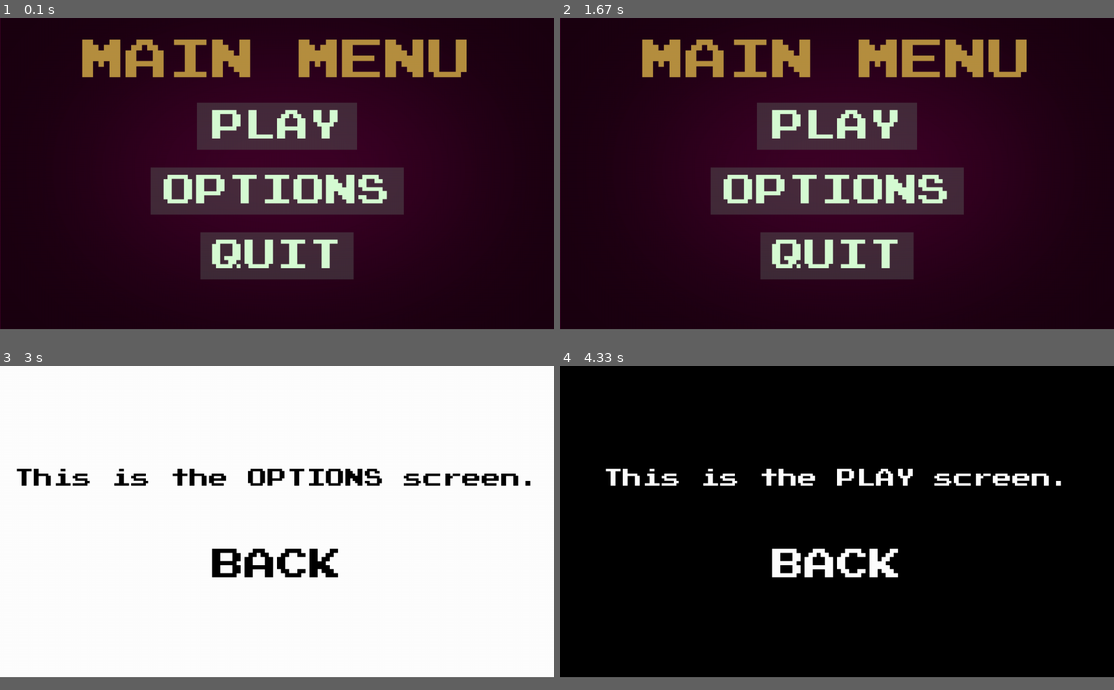
Above: before the commit, frames 1-4 (two rows, left to right).
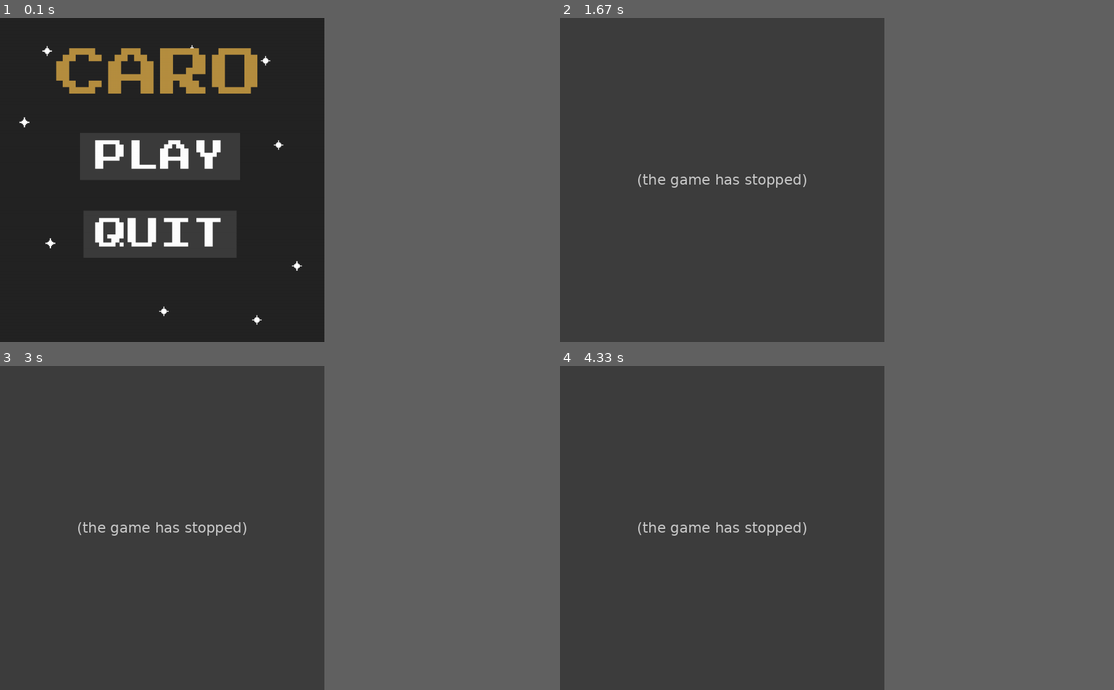
Above: after the commit, the same moments.

Repository: rachelxx03/carogame
Game: pygame game, started from carogame/main.py
Two runs of this game, one before a commit and one after it. Both use one fixed random seed, a clock stepped at 60 frames per second and the inputs below.
Inputs (mouse positions are in pixels of both pictures, inside the frame that each line leads up to):
- Up to frame 1 (0.1 s): no input
- Up to frame 2 (1.67 s): press the mouse at (837, 189) at 0.37 s; move the mouse to (731, 196) at 0.47 s; release the mouse at (626, 202) at 0.6 s; press the mouse at (837, 215) at 0.7 s; move the mouse to (737, 144) at 0.8 s; release the mouse at (632, 69) at 0.93 s; click "PLAY" at 1.05 s; press the mouse at (837, 215) at 1.37 s; move the mouse to (936, 251) at 1.47 s; release the mouse at (1030, 286) at 1.6 s
- Up to frame 3 (3 s): press the mouse at (277, 563) at 1.7 s; move the mouse to (221, 528) at 1.8 s; release the mouse at (166, 489) at 1.93 s; press the mouse at (277, 537) at 2.03 s; move the mouse to (321, 531) at 2.13 s; release the mouse at (371, 524) at 2.27 s; press the mouse at (277, 563) at 2.37 s; move the mouse to (210, 573) at 2.47 s; release the mouse at (144, 583) at 2.6 s; press the mouse at (277, 537) at 2.7 s; move the mouse to (193, 511) at 2.8 s; release the mouse at (116, 489) at 2.93 s
- Up to frame 4 (4.33 s): press the mouse at (837, 563) at 3.03 s; move the mouse to (787, 596) at 3.13 s; release the mouse at (737, 625) at 3.27 s; press the mouse at (837, 537) at 3.37 s; move the mouse to (792, 502) at 3.47 s; release the mouse at (748, 463) at 3.6 s; press the mouse at (837, 563) at 3.7 s; move the mouse to (892, 534) at 3.8 s; release the mouse at (947, 502) at 3.93 s; press the mouse at (837, 472) at 4.03 s; move the mouse to (881, 544) at 4.13 s; release the mouse at (925, 615) at 4.27 s
In our replay, the window is 900x506 before the commit and 527x527 after it. These sizes can differ from the game's own. Grey fills any space a smaller window leaves; there, only what the larger window draws over its background counts as a difference.

The runs differ from the first frame. In frame 1, 60% of the frame differs, in the area x 0-85%, y 0-97%; in frame 2, 54%; in frame 3, 57%; in frame 4, 57%.
Error after the commit: IndexError: list index out of range (Pgm.py line 112); the game stopped at 1.6 s (later frames are placeholders)

Commit message:
bigchange
we change the menu system

Diff:
--- a/carogame/Menu-System-PyGame-main/button.py
+++ /dev/null
@@ -1,29 +0,0 @@
-class Button():
-	def __init__(self, image, pos, text_input, font, base_color, hovering_color):
-		self.image = image
-		self.x_pos = pos[0]
-		self.y_pos = pos[1]
-		self.font = font
-		self.base_color, self.hovering_color = base_color, hovering_color
-		self.text_input = text_input
-		self.text = self.font.render(self.text_input, True, self.base_color)
-		if self.image is None:
-			self.image = self.text
-		self.rect = self.image.get_rect(center=(self.x_pos, self.y_pos))
-		self.text_rect = self.text.get_rect(center=(self.x_pos, self.y_pos))
-
-	def update(self, screen):
-		if self.image is not None:
-			screen.blit(self.image, self.rect)
-		screen.blit(self.text, self.text_rect)
-
-	def checkForInput(self, position):
-		if position[0] in range(self.rect.left, self.rect.right) and position[1] in range(self.rect.top, self.rect.bottom):
-			return True
-		return False
-
-	def changeColor(self, position):
-		if position[0] in range(self.rect.left, self.rect.right) and position[1] in range(self.rect.top, self.rect.bottom):
-			self.text = self.font.render(self.text_input, True, self.hovering_color)
-		else:
-			self.text = self.font.render(self.text_input, True, self.base_color)
--- a/carogame/Menu-System-PyGame-main/main.py
+++ /dev/null
@@ -1,103 +0,0 @@
-import pygame, sys
-from button import Button
-
-pygame.init()
-
-SCREEN = pygame.display.set_mode((1280, 720))
-pygame.display.set_caption("Menu")
-
-BG = pygame.image.load("assets/Background.png")
-
-def get_font(size): # Returns Press-Start-2P in the desired size
-    return pygame.font.Font("assets/font.ttf", size)
-
-def play():
-    while True:
-        PLAY_MOUSE_POS = pygame.mouse.get_pos()
-
-        SCREEN.fill("black")
-
-        PLAY_TEXT = get_font(45).render("This is the PLAY screen.", True, "White")
-        PLAY_RECT = PLAY_TEXT.get_rect(center=(640, 260))
-        SCREEN.blit(PLAY_TEXT, PLAY_RECT)
-
-        PLAY_BACK = Button(image=None, pos=(640, 460),
-                            text_input="BACK", font=get_font(75), base_color="White", hovering_color="Green")
-
-        PLAY_BACK.changeColor(PLAY_MOUSE_POS)
-        PLAY_BACK.update(SCREEN)
-
-        for event in pygame.event.get():
-            if event.type == pygame.QUIT:
-                pygame.quit()
-                sys.exit()
-            if event.type == pygame.MOUSEBUTTONDOWN:
-                if PLAY_BACK.checkForInput(PLAY_MOUSE_POS):
-                    main_menu()
-
-        pygame.display.update()
-
-def options():
-    while True:
-        OPTIONS_MOUSE_POS = pygame.mouse.get_pos()
-
-        SCREEN.fill("white")
-
-        OPTIONS_TEXT = get_font(45).render("This is the OPTIONS screen.", True, "Black")
-        OPTIONS_RECT = OPTIONS_TEXT.get_rect(center=(640, 260))
-        SCREEN.blit(OPTIONS_TEXT, OPTIONS_RECT)
-
-        OPTIONS_BACK = Button(image=None, pos=(640, 460),
-                            text_input="BACK", font=get_font(75), base_color="Black", hovering_color="Green")
-
-        OPTIONS_BACK.changeColor(OPTIONS_MOUSE_POS)
-        OPTIONS_BACK.update(SCREEN)
-
-        for event in pygame.event.get():
-            if event.type == pygame.QUIT:
-                pygame.quit()
-                sys.exit()
-            if event.type == pygame.MOUSEBUTTONDOWN:
-                if OPTIONS_BACK.checkForInput(OPTIONS_MOUSE_POS):
-                    main_menu()
-
-        pygame.display.update()
-
-def main_menu():
-    while True:
-        SCREEN.blit(BG, (0, 0))
-
-        MENU_MOUSE_POS = pygame.mouse.get_pos()
-
-        MENU_TEXT = get_font(100).render("MAIN MENU", True, "#b68f40")
-        MENU_RECT = MENU_TEXT.get_rect(center=(640, 100))
-
-        PLAY_BUTTON = Button(image=pygame.image.load("assets/Play Rect.png"), pos=(640, 250),
-                            text_input="PLAY", font=get_font(75), base_color="#d7fcd4", hovering_color="White")
-        OPTIONS_BUTTON = Button(image=pygame.image.load("assets/Options Rect.png"), pos=(640, 400),
-                            text_input="OPTIONS", font=get_font(75), base_color="#d7fcd4", hovering_color="White")
-        QUIT_BUTTON = Button(image=pygame.image.load("assets/Quit Rect.png"), pos=(640, 550),
-                            text_input="QUIT", font=get_font(75), base_color="#d7fcd4", hovering_color="White")
-
-        SCREEN.blit(MENU_TEXT, MENU_RECT)
-
-        for button in [PLAY_BUTTON, OPTIONS_BUTTON, QUIT_BUTTON]:
-            button.changeColor(MENU_MOUSE_POS)
-            button.update(SCREEN)
-
-        for event in pygame.event.get():
-            if event.type == pygame.QUIT:
-                pygame.quit()
-                sys.exit()
-            if event.type == pygame.MOUSEBUTTONDOWN:
-                if PLAY_BUTTON.checkForInput(MENU_MOUSE_POS):
-                    play()
-                if OPTIONS_BUTTON.checkForInput(MENU_MOUSE_POS):
-                    options()
-                if QUIT_BUTTON.checkForInput(MENU_MOUSE_POS):
-                    pygame.quit()
-                    sys.exit()
-
-        pygame.display.update()
-
-main_menu()
--- a/carogame/button.py
+++ b/carogame/button.py
@@ -1,28 +1,29 @@
-import pygame
 class Button():
-    def __init__(self, x, y, image, scale):
-        width = image.get_width()
-        height = image.get_height()
-        self.image = pygame.transform.scale(image, (int(width * scale), int(height * scale)))
-        self.rect = self.image.get_rect()
-        self.rect.topleft = (x, y)
-        self.clicked = False
+	def __init__(self, image, pos, text_input, font, base_color, hovering_color):
+		self.image = image
+		self.x_pos = pos[0]
+		self.y_pos = pos[1]
+		self.font = font
+		self.base_color, self.hovering_color = base_color, hovering_color
+		self.text_input = text_input
+		self.text = self.font.render(self.text_input, True, self.base_color)
+		if self.image is None:
+			self.image = self.text
+		self.rect = self.image.get_rect(center=(self.x_pos, self.y_pos))
+		self.text_rect = self.text.get_rect(center=(self.x_pos, self.y_pos))
 
-    def draw(self, surface):
-        action = False
-        # get mouse position
-        pos = pygame.mouse.get_pos()
+	def update(self, screen):
+		if self.image is not None:
+			screen.blit(self.image, self.rect)
+		screen.blit(self.text, self.text_rect)
 
-        # check mouseover and clicked conditions
-        if self.rect.collidepoint(pos):
-            if pygame.mouse.get_pressed()[0] == 1 and self.clicked == False:
-                self.clicked = True
-                action = True
+	def checkForInput(self, position):
+		if position[0] in range(self.rect.left, self.rect.right) and position[1] in range(self.rect.top, self.rect.bottom):
+			return True
+		return False
 
-        if pygame.mouse.get_pressed()[0] == 0:
-            self.clicked = False
-
-        # draw button on screen
-        surface.blit(self.image, (self.rect.x, self.rect.y))
-
-        return action
+	def changeColor(self, position):
+		if position[0] in range(self.rect.left, self.rect.right) and position[1] in range(self.rect.top, self.rect.bottom):
+			self.text = self.font.render(self.text_input, True, self.hovering_color)
+		else:
+			self.text = self.font.render(self.text_input, True, self.base_color)
--- a/carogame/game.py
+++ /dev/null
@@ -1,48 +0,0 @@
-import os.path
-import button
-from pygame import mixer
-import pygame
-import Pgm
-import time
-WIDTH,HEIGHT=750,750
-WIN=pygame.display.set_mode((WIDTH,HEIGHT))
-pygame.display.set_caption("caro")
-gray=(36,36,36)
-background=pygame.transform.scale(pygame.image.load(os.path.join("art", "back.png")),(WIDTH,HEIGHT))
-logo=pygame.transform.scale(pygame.image.load(os.path.join("art", "carologo.png")),(750,800))
-start_img=pygame.transform.scale(pygame.image.load(os.path.join("art", "start.png")),(950,1000)).convert_alpha()
-quit_img=pygame.transform.scale(pygame.image.load(os.path.join("art", "quit.png")),(950,1000)).convert_alpha()
-
-mixer.init()
-#pygame.mixer.music.load('TNT MIDI PACK TITLE.mp3')
-#play the music infinitely
-#pygame.mixer.music.play(-1)
-
-start_button = button.Button(-250,-30 , start_img, 0.8)
-exit_button = button.Button(220, -110, quit_img, 0.8)
-def main():
-   run=True
-   while run:
-        WIN.blit(background,(0,0))
-        WIN.blit(logo, (-10, 0))
-
-        if start_button.draw(WIN):
-            #pygame.mixer.music.play(0)
-            WIN.fill((0,0,0))
-            Pgm.rungame()
-        if exit_button.draw(WIN):
-            pygame.quit()
-            break
-        for event in pygame.event.get():
-            if event.type == pygame.QUIT:
-                run=False
-
-        pygame.display.update()
-   pygame.quit()
-
-
-
-
-if __name__=="__main__":
-
-    main()
--- a/carogame/ikea.txt
+++ /dev/null
@@ -1,16 +0,0 @@
-F,301.841.73,9.99,HOLMÖ,Floor lamp - gives a soft mood light,*none*,75,116,22,2.2
-F,703.047.29,69.99,ANTIFONI,Floor/reading lamp,nickel plated,6.3,180,24,2.5
-F,902.865.69,49.99,SAMTID,Floor/reading lamp,nickel plated/white,100,152,25,3.5
-F,903.498.97,79.99,YPPERLIG,LED floor lamp,dark gray,7,122,15,3.5
-A,102.335.32,49.00,NOLMYRA,Armless mesh chair,black/black,64,75,75,59,46,40
-A,500.395.52,69.99,IKEA PS GULLHOLMEN,Rocking chair,banana fibre,62,68,75,44,47,34
-A,991.256.71,99.00,POÄNG,Armchair - birch veneer,Ransta red,68,82,100,56,60,42
-A,403.424.88,199.00,VEDBO,Armchair,Gunnared dark gray,75,73,65,45,48,44
-N,702.155.25,19.99,NESNA,Nighstand,bamboo,36,35,45
-N,443.611.09,19.99,RAST,Nightstand,pine,52,30,40
-N,603.221.30,39.99,KULLEN,2-Drawer Chest,black-brown,35,40,49
-N,602.360.24,59.99,TRYSIL,Nighstand,dark brown/black,45,40,53
-B,190.098.21,99.00,FJELLSE,Bed frame,Luröy pine,197,142,33,80
-B,490.075.66,179.00,BRUSALI,Bed frame,Luröy brown,208,198,46,93
-B,290.077.94,189.00,TARVA,Bed frame,Luröy pine,209,160,32,92
-B,090.078.13,199.00,TRYSIL,Bed frame,Luröy dark brown,220,157,40,98
--- /dev/null
+++ b/carogame/main.py
@@ -0,0 +1,66 @@
+import pygame, sys
+import os.path
+from button import Button
+import Pgm
+
+pygame.init()
+
+SCREEN = pygame.display.set_mode((750, 750))
+pygame.display.set_caption("Menu")
+
+BG = pygame.transform.scale(pygame.image.load(os.path.join("assets", "back.png")),(750,750))
+
+def get_font(size): # Returns Press-Start-2P in the desired size
+    return pygame.font.Font("assets/font.ttf", size)
+
+def play():
+    while True:
+        Pgm.rungame()
+
+
+
+        for event in pygame.event.get():
+            if event.type == pygame.QUIT:
+                pygame.quit()
+                sys.exit()
+
+
+        pygame.display.update()
+
+
+
+def main_menu():
+    while True:
+        SCREEN.blit(BG, (0, 0))
+
+        MENU_MOUSE_POS = pygame.mouse.get_pos()
+
+        MENU_TEXT = get_font(120).render("CARO", True, "#b68f40")
+        MENU_RECT = MENU_TEXT.get_rect(center=(370, 130))
+
+        PLAY_BUTTON = Button(image=pygame.image.load("assets/Play Rect.png"), pos=(370, 320),
+                            text_input="PLAY", font=get_font(75), base_color="White", hovering_color="#8cdb6a")
+
+        QUIT_BUTTON = Button(image=pygame.image.load("assets/Quit Rect.png"), pos=(370, 500),
+                            text_input="QUIT", font=get_font(75), base_color="White", hovering_color="#8cdb6a")
+
+        SCREEN.blit(MENU_TEXT, MENU_RECT)
+
+        for button in [PLAY_BUTTON,  QUIT_BUTTON]:
+            button.changeColor(MENU_MOUSE_POS)
+            button.update(SCREEN)
+
+        for event in pygame.event.get():
+            if event.type == pygame.QUIT:
+                pygame.quit()
+                sys.exit()
+            if event.type == pygame.MOUSEBUTTONDOWN:
+                if PLAY_BUTTON.checkForInput(MENU_MOUSE_POS):
+                    play()
+                if QUIT_BUTTON.checkForInput(MENU_MOUSE_POS):
+                    pygame.quit()
+                    sys.exit()
+
+        pygame.display.update()
+
+main_menu()
Renamed: carogame/Menu-System-PyGame-main/assets/Background.png -> carogame/assets/Background.png
Renamed: carogame/Menu-System-PyGame-main/assets/Options Rect.png -> carogame/assets/Options Rect.png
Renamed: carogame/Menu-System-PyGame-main/assets/Play Rect.png -> carogame/assets/Play Rect.png
Renamed: carogame/Menu-System-PyGame-main/assets/Quit Rect.png -> carogame/assets/Quit Rect.png
Renamed: carogame/art/back.png -> carogame/assets/back.png
Renamed: carogame/art/carologo.png -> carogame/assets/carologo.png
Renamed: carogame/Menu-System-PyGame-main/assets/font.ttf -> carogame/assets/font.ttf
Renamed: carogame/art/quit.png -> carogame/assets/quit.png
Renamed: carogame/art/quithover.png -> carogame/assets/quithover.png
Renamed: carogame/art/start.png -> carogame/assets/start.png
Renamed: carogame/art/starthover.png -> carogame/assets/starthover.png
Empty file removed: carogame/try.py
